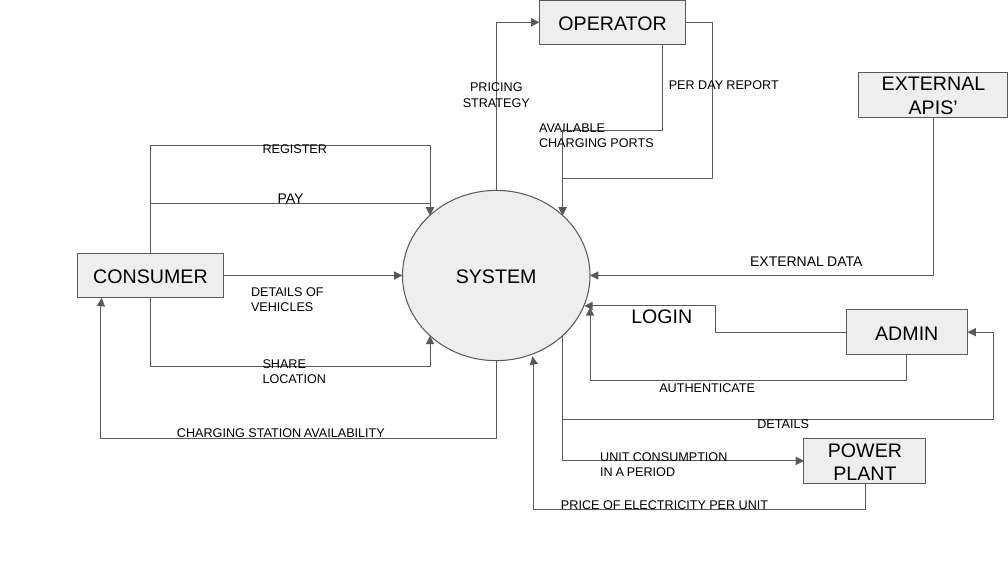
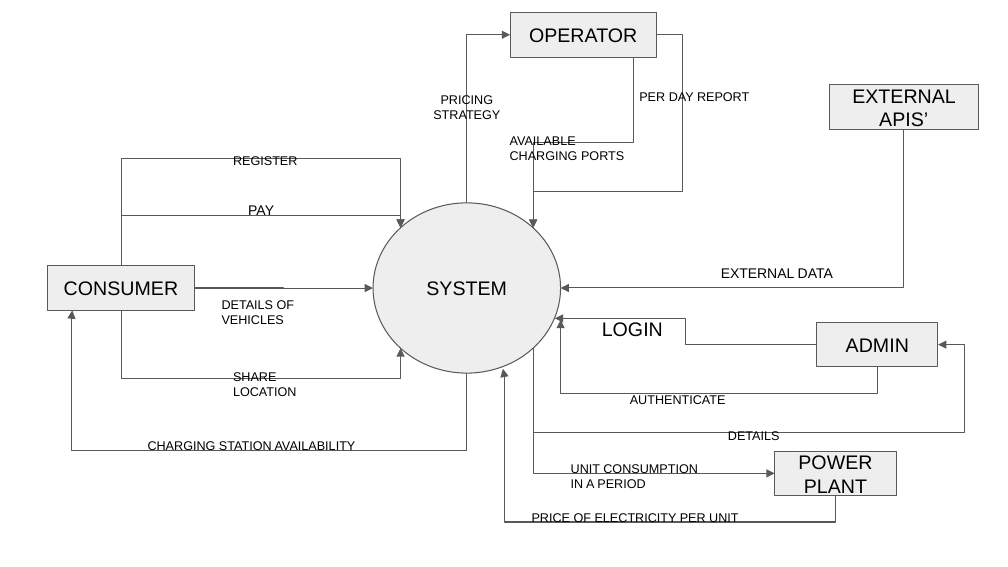
Before and after one commit to debopriyodjghosh/EV-dynamic-pricing, a slide deck: slide 1 of DFD of EV DYNAMIC PRICING.pptx. Drawn at 1008x567 pixels with LibreOffice and Linux fonts; fonts in the diff are those of the drawing. Boxes give left, top, right and bottom in pixels: in the first picture for what was removed or moved away, otherwise in the second. Text is boxed around its words. In the diff, an @@ line names an element or a change of style, - is before the commit and + after.

Commit message:
ppt complete

```diff
--- a/DFD of EV DYNAMIC PRICING.pptx
+++ b/DFD of EV DYNAMIC PRICING.pptx
@@ 6 texts, 6 elbow arrows, 3 rectangles: place and size @@
-6 texts, 6 elbow arrows, 3 rectangles at bbox=[78, 22, 968, 483]
+6 texts, 6 elbow arrows, 3 rectangles at bbox=[48, 35, 937, 495]
@@ 8 texts, 8 elbow arrows, 2 rectangles, 1 ellipse: place and size @@
-8 texts, 8 elbow arrows, 2 rectangles, 1 ellipse at bbox=[101, 0, 1008, 510]
+8 texts, 8 elbow arrows, 2 rectangles, 1 ellipse at bbox=[72, 12, 979, 523]
```
Also in this commit, not shown: 3 other files.
